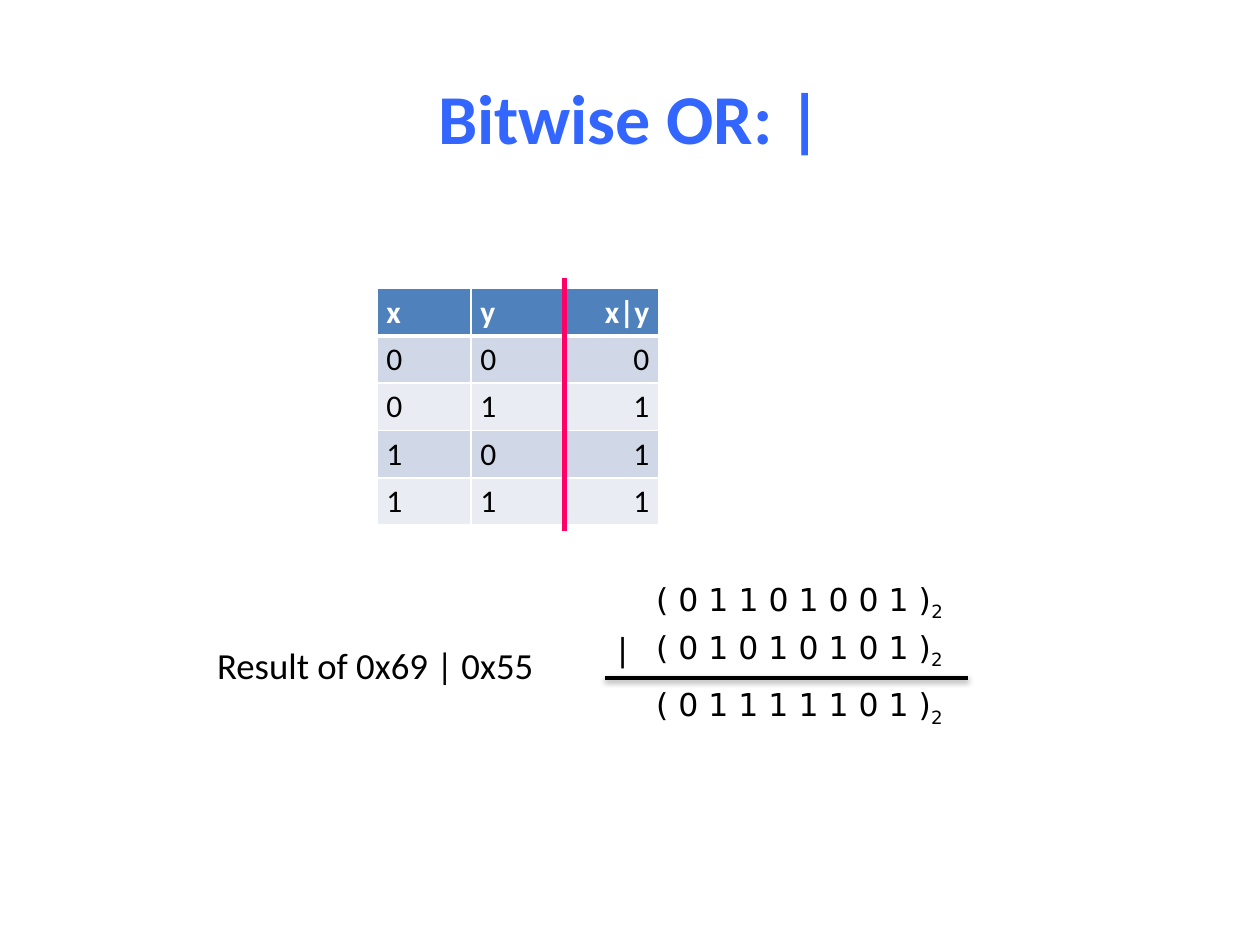
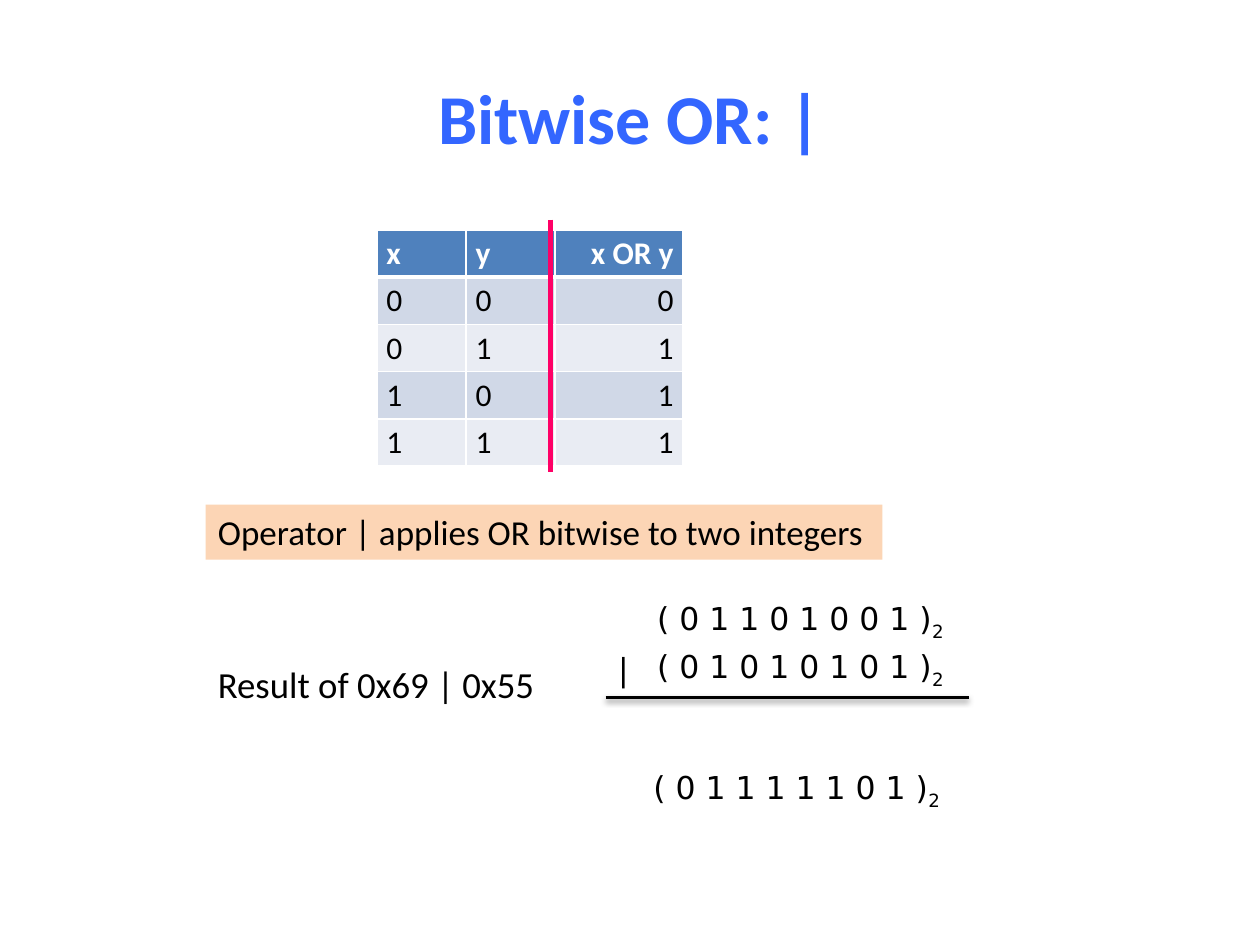
Before and after one commit to NYU-CSO/nyu-cso.github.io, a slide deck: slide 17 of notes/04-C_Basics.pptx. Drawn at 1260x945 pixels with LibreOffice and Linux fonts; fonts in the diff are those of the drawing. Boxes give left, top, right and bottom in pixels: in the first picture for what was removed or moved away, otherwise in the second. Text is boxed around its words. In the diff, an @@ line names an element or a change of style, - is before the commit and + after.

```diff
--- a/notes/04-C_Basics.pptx
+++ b/notes/04-C_Basics.pptx
@@ table at [377,229,683,466] @@
-row 1, column 3: x|y
+row 1, column 3: x OR y
@@ table: place and size @@
-table at [377,289,660,525]
+table at [377,229,683,466]
@@ line moved from (564, 278) - (564, 530) to (551, 219) - (551, 472) @@
@@ rectangle added at [205,504,882,559], fill #FCD5B5, 20 pt, text #000000 @@
+Operator | applies OR bitwise to two integers
@@ 4 texts, 1 line: place and size @@
-4 texts, 1 line at [217,587,968,680]
+4 texts, 1 line at [218,606,969,699]
@@ text "( 0 1 1 1 ...": place and size @@
-text "( 0 1 1 1 ..." at [678,692,943,724]
+text "( 0 1 1 1 ..." at [676,775,940,807]
```
Also in this commit, not shown: 27 other slides changed, 2 slides added, 3 slides removed, 2 other files.
